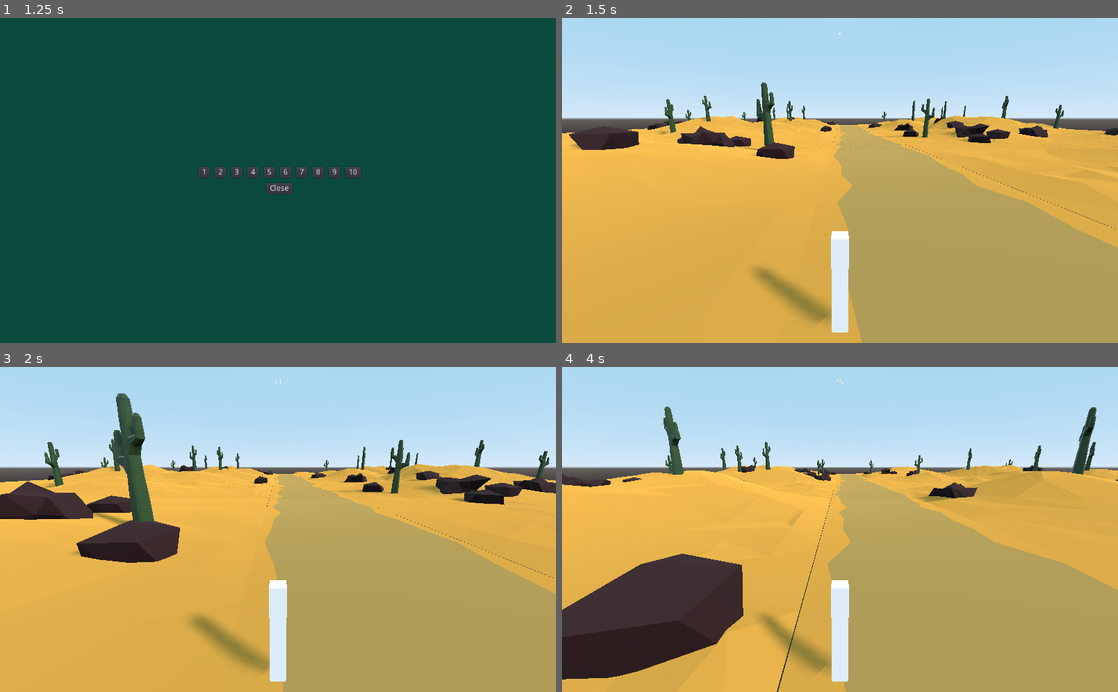
Above: before the commit, frames 1-4 (two rows, left to right).
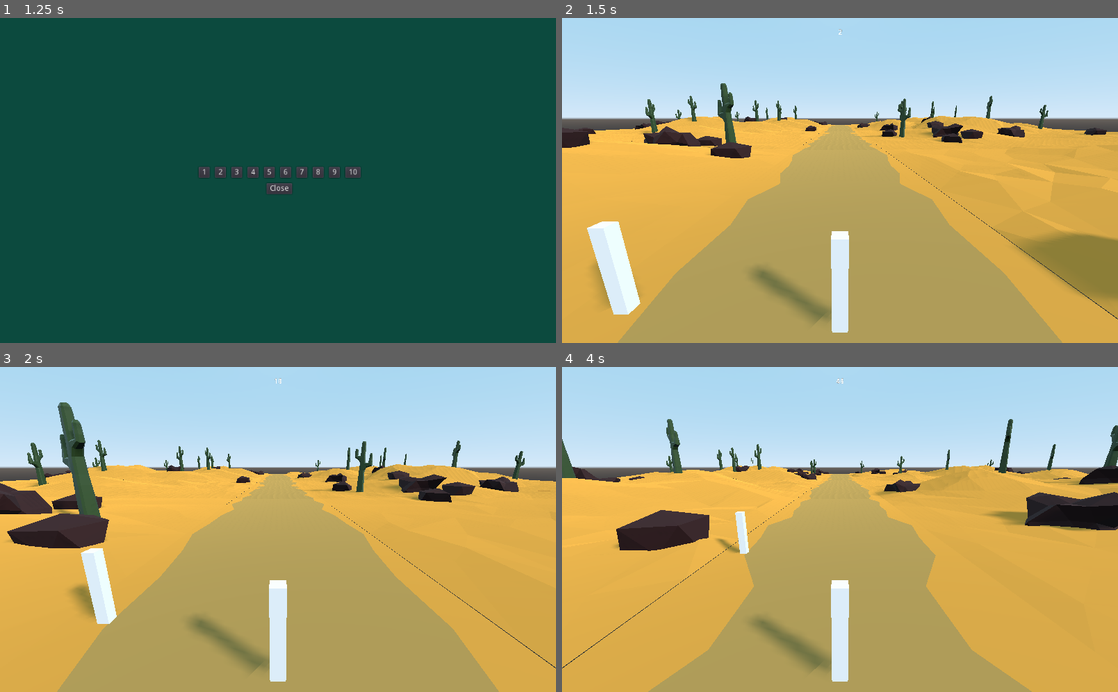
Above: after the commit, the same moments.

Repository: rans0000/math-runner
Game: Godot game, scene res://ui/MainMenu/MainMenu.tscn
Two runs of this game, one before a commit and one after it. Both use one fixed random seed, a clock stepped at 60 frames per second and the inputs below.
Inputs:
- Up to frame 1 (1.25 s): click "Play" at 0.5 s
- Up to frame 2 (1.5 s): click "1" at 1.25 s
- Up to frame 3 (2 s): no input
- Up to frame 4 (4 s): no input

Frame 1 is identical in both runs. In frame 2, 31% of the frame differs, in the area x 0-100%, y 3-100%; in frame 3, 36%; in frame 4, 41%.

Commit message:
connect player signals based on group in world scene

Diff:
--- a/Environment/World/World.gd
+++ b/Environment/World/World.gd
@@ -6,15 +6,19 @@
 onready var pause_menu = $PauseMenu
 onready var Global = get_node("/root/Global")
 onready var desert_scene = preload("res://Environment/Desert/Desert.tscn")
-onready var player = $Player
+#onready var player = $Player
 
 
 
 func _ready():
 	pause_menu.visible = false
 	prints("Global number", Global.number)
-	player.connect("detect_empty_floor", self, "generate_world")
-	player.connect("detect_obsolete_floor", self, "delete_floor")
+#	player.connect("detect_empty_floor", self, "generate_world")
+#	player.connect("detect_obsolete_floor", self, "delete_floor")
+	for player in get_tree().get_nodes_in_group("player"):
+		player.connect("detect_empty_floor", self, "generate_world")
+		player.connect("detect_obsolete_floor", self, "delete_floor")
+
 	for i in range(4):
 		generate_world()
 
@@ -37,5 +41,6 @@
 
 
 func delete_floor(pos_z, platform):
+	return
 	platform.queue_free()
 	pass
--- a/Environment/World/World.tscn
+++ b/Environment/World/World.tscn
@@ -17,3 +17,7 @@
 [node name="Player" parent="." instance=ExtResource( 3 )]
 transform = Transform( 1, 0, 0, 0, 1, 0, 0, 0, 1, 0, 0.025, 0 )
 side = -1
+
+[node name="Player2" parent="." instance=ExtResource( 3 )]
+transform = Transform( 1, 0, 0, 0, 1, 0, 0, 0, 1, 0, 0.025, 0 )
+MAX_SPEED = 45
